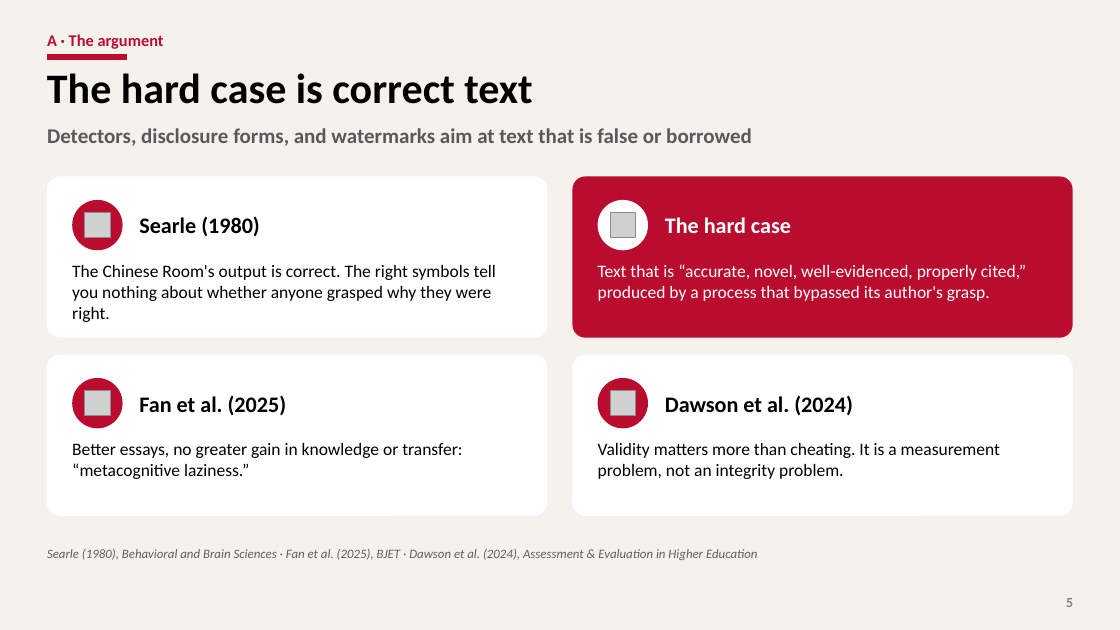
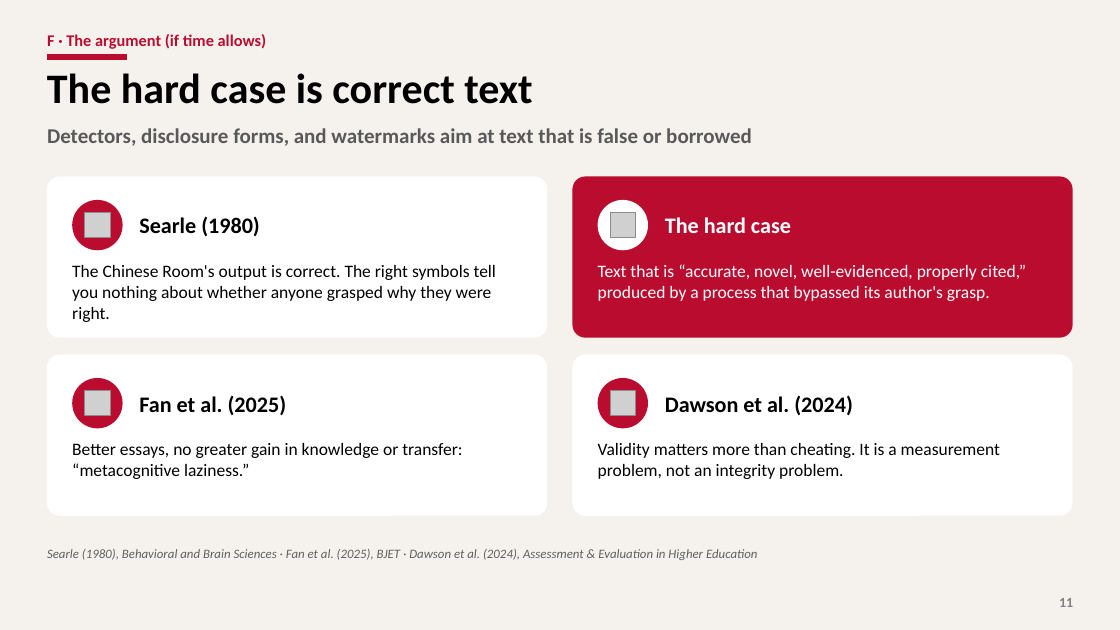
Before and after one commit to YungChun0303/ai_workshop_edu, a slide deck: slide 11 of part4_ethics/slides/part4_ethics.pptx (slide 5 before the commit). Drawn at 1120x630 pixels with LibreOffice and Linux fonts; fonts in the diff are those of the drawing; grey boxes stand for pictures; background and template pictures are left out. Boxes give left, top, right and bottom in pixels: in the first picture for what was removed or moved away, otherwise in the second. Text is boxed around its words. In the diff, an @@ line names an element or a change of style, - is before the commit and + after.

```diff
--- a/part4_ethics/slides/part4_ethics.pptx
+++ b/part4_ethics/slides/part4_ethics.pptx
@@ text at [47,34,267,49]: text changed @@
-A · The argument
+F · The argument (if time allows)
@@ page number at [1059,598,1073,607]: text changed @@
-5
+11
```
Also in this commit, not shown: 10 other slides changed, 1 other file.
